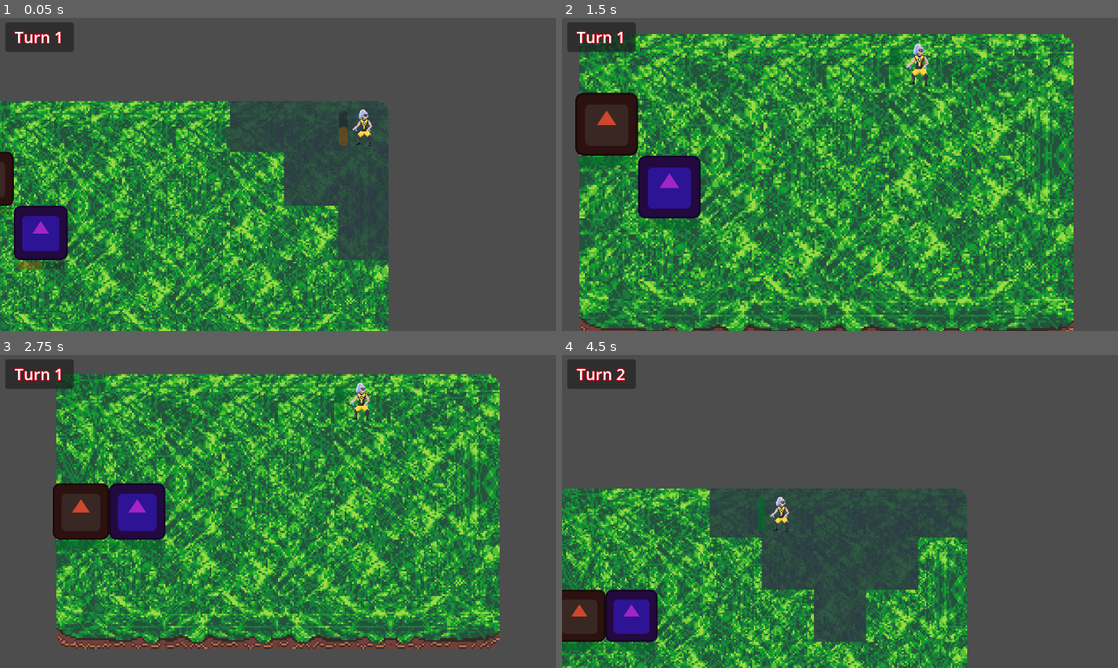
Above: before the commit, frames 1-4 (two rows, left to right).
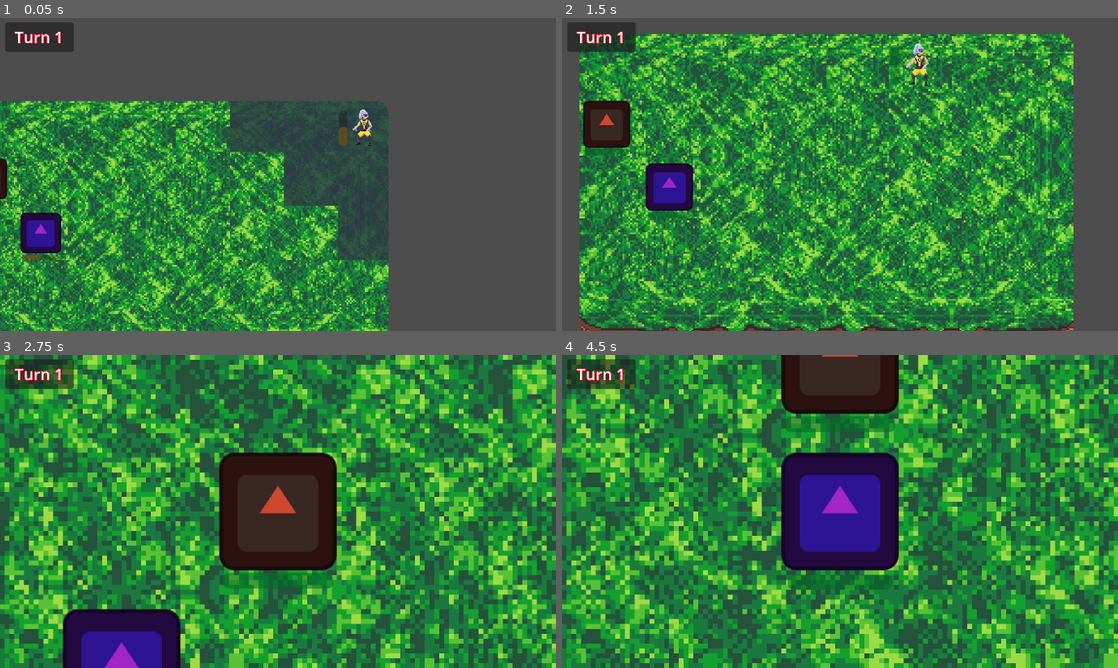
Above: after the commit, the same moments.

Repository: 88per100/Rinse-and-Repeat
Game: Godot game, scene res://Scenes/Game Elements/board_scene.tscn
Same seed, same stepped clock (60 frames per second), same inputs: the game is played once before the commit and once after it. The project has no main scene, so this scene is started directly. The engine's default icon, where the game draws it, is replaced by a stand-in: a white triangle on a blue panel in a dark square.
Inputs (mouse positions are in pixels of both pictures, inside the frame that each line leads up to):
- Up to frame 1 (0.05 s): no input
- Up to frame 2 (1.5 s): click (734, 174) at 0.52 s; click "Skip Turn" at 1.25 s
- Up to frame 3 (2.75 s): no input
- Up to frame 4 (4.5 s): click (734, 511) at 4.27 s

The runs differ from the first frame. In frame 1, 1.6% of the frame differs, in the area x 0-13%, y 42-81%; in frame 2, 2.8%; in frame 3, 85%; in frame 4, 91%, in the area x 0-100%, y 0-100%.

Commit message:
V0.0.7.2
Almost had a heart attack, thought I had lost these changes to the NPC action code.

Diff:
--- a/rinse-and-repeat/Scenes/Enemies and Foes/enemy_test_1.tscn
+++ b/rinse-and-repeat/Scenes/Enemies and Foes/enemy_test_1.tscn
@@ -2,6 +2,8 @@
 
 [ext_resource type="Script" uid="uid://bju1hwqn1d4aw" path="res://Scripts/Node Scripts/character_class.gd" id="1_v3cbc"]
 [ext_resource type="Texture2D" uid="uid://ccarncl7q183m" path="res://Assets/icon.svg" id="2_3g4vc"]
+[ext_resource type="Script" uid="uid://bv8gjji7v61xy" path="res://Scripts/Resource Scripts/skill_resource.gd" id="2_norvh"]
+[ext_resource type="Resource" uid="uid://c6mipoevxng4m" path="res://Resources/Skills/test_skill.tres" id="3_wd8f7"]
 
 [sub_resource type="AtlasTexture" id="AtlasTexture_3d02x"]
 atlas = ExtResource("2_3g4vc")
@@ -27,6 +29,7 @@
 base_agility = 1
 move_range = 2
 movement_directions = 8
+skills = Array[ExtResource("2_norvh")]([ExtResource("3_wd8f7")])
 metadata/_custom_type_script = "uid://bju1hwqn1d4aw"
 
 [node name="AnimatedSprite2D" type="AnimatedSprite2D" parent="." unique_id=1390124080]
--- a/rinse-and-repeat/Scenes/Enemies and Foes/enemy_test_2.tscn
+++ b/rinse-and-repeat/Scenes/Enemies and Foes/enemy_test_2.tscn
@@ -1,7 +1,9 @@
 [gd_scene format=3 uid="uid://bl8svrbyycwbd"]
 
 [ext_resource type="Script" uid="uid://bju1hwqn1d4aw" path="res://Scripts/Node Scripts/character_class.gd" id="1_ktnua"]
+[ext_resource type="Script" uid="uid://bv8gjji7v61xy" path="res://Scripts/Resource Scripts/skill_resource.gd" id="2_67n1i"]
 [ext_resource type="Texture2D" uid="uid://ccarncl7q183m" path="res://Assets/icon.svg" id="2_rwui8"]
+[ext_resource type="Resource" uid="uid://c6mipoevxng4m" path="res://Resources/Skills/test_skill.tres" id="3_dpfq2"]
 
 [sub_resource type="AtlasTexture" id="AtlasTexture_undhq"]
 atlas = ExtResource("2_rwui8")
@@ -26,6 +28,7 @@
 base_max_health = 10
 move_range = 1
 movement_directions = 8
+skills = Array[ExtResource("2_67n1i")]([ExtResource("3_dpfq2")])
 metadata/_custom_type_script = "uid://bju1hwqn1d4aw"
 
 [node name="AnimatedSprite2D" type="AnimatedSprite2D" parent="." unique_id=463814411]
--- a/rinse-and-repeat/Scripts/Globals/level_control.gd
+++ /dev/null
@@ -1,6 +0,0 @@
-extends Node
-class_name Level
-
-enum level_terrain {}
-
-var current_level: int
--- a/rinse-and-repeat/Scripts/Node Scripts/board_script.gd
+++ b/rinse-and-repeat/Scripts/Node Scripts/board_script.gd
@@ -302,6 +302,9 @@
 		character_list[index].position = positions_dictionary[rand_position]
 		character_list[index].scale *= tile_size/char_size
 
+	character_list[1].scale *= 0.75
+	character_list[2].scale *= 0.75
+
 
 #This function is what controls the turns and its logic
 func character_turn() -> void:
@@ -487,9 +490,42 @@
 #and then emits the npc_movement_over signal
 func npc_movement(character: CharacterClass) -> void:
 	character.movement_calculator(tile_dictionary, height, length)
-	var next_position_index: int = randi_range(0, character.possible_movements.size() - 1)
-	var next_position: Vector2i = character.possible_movements[next_position_index]
-	update_position(character, character.board_position, next_position)
+
+	var player_positions: Array[Vector2i]
+
+	for chr in character_list:
+		if chr.player_character:
+			player_positions.append(chr.board_position)
+
+
+	var target_position: Vector2i
+	var smallest_distance: float = Vector2i.ZERO.distance_to(Vector2i(height, length))
+
+	for pos in player_positions:
+		var current_distance: float = character.board_position.distance_to(target_position)
+		if current_distance < smallest_distance:
+			smallest_distance = current_distance
+			target_position = pos
+
+	var move_distance: float = Vector2i.ZERO.distance_to(Vector2i(height, length))
+	var ideal_position: Vector2i = Vector2i(-1, -1)
+
+	for possible_move in character.possible_movements:
+		if tile_dictionary[possible_move].occupied:
+			continue
+		else:
+			var next_distance: float = possible_move.distance_to(target_position)
+			if next_distance < move_distance:
+				move_distance = next_distance
+				ideal_position = possible_move
+
+
+
+	if ideal_position == Vector2i(-1, -1):
+		ideal_position = character.board_position
+
+
+	update_position(character, character.board_position, ideal_position)
 	character.possible_movements.clear()
 
 	await get_tree().create_timer(randf_range(transition_range[0], transition_range[1])).timeout
@@ -499,9 +535,36 @@
 #This function takes care of the NPC's action
 #Currently it does nothing other than emitting the npc_action_over signal
 func npc_action(character: CharacterClass) -> void:
-	print("{0} made an action!".format([character.character_name]))
+	var skill_index: int = character.npc_skill_checker(height, length, tile_dictionary, character_list)
+	var zoom: float = (get_viewport_rect().end.y / 2) / tile_size
+	await zooming_in(character.position, zoom)
+
+	if skill_index == -1:
+		print("{0} skipped its turn!".format([character.character_name]))
+	else:
+		zoom = (get_viewport_rect().end.y / (2 + (character.skills[skill_index].target_type.skill_range * 2))) / tile_size
+		await zooming_in(character.position, zoom)
+
+		var skill_target_dictionary: Dictionary = character.skill_target_dictionary[skill_index]
+		var targets: Array
+
+		for side in skill_target_dictionary.values():
+			if side.size() == 0:
+				pass
+			else:
+				targets = side
+				break
+
+
+		for pos in targets:
+			if tile_dictionary[pos].character_in_tile == -1:
+				pass
+			else:
+				character.skills[skill_index].execute_skill(character, character_list[tile_dictionary[pos].character_in_tile])
+
 
 	await get_tree().create_timer(randf_range(transition_range[0], transition_range[1])).timeout
+	await zooming_out()
 	npc_action_over.emit()
 
 
--- a/rinse-and-repeat/Scripts/Node Scripts/character_class.gd
+++ b/rinse-and-repeat/Scripts/Node Scripts/character_class.gd
@@ -66,6 +66,7 @@
 	health_bar.max_value = base_max_health
 
 	update_health(hp)
+
 	current_strength = base_strength
 	current_resistance = base_resistance
 	current_sharpness = base_sharpness
@@ -293,6 +294,25 @@
 	skill_button_array.clear()
 
 
+func npc_skill_checker(height: int, length: int, tile_dictionary: Dictionary[Vector2i, Tile], characters: Array[CharacterClass]) -> int:
+	var skill_to_use: int = -1
+
+	for index in range(skills.size()):
+		var current_skill: Skill = skills[index]
+		var initial_targets: Dictionary[int, Array] = current_skill.target_type.calculate_targets(board_position, height, length)
+		var current_target_dictionary: Dictionary[int, Array] = skill_target_filter(initial_targets, tile_dictionary, characters, current_skill.target_type.target)
+
+		if skill_possibility_checker(current_target_dictionary):
+			skill_target_dictionary[index] = current_target_dictionary
+			skill_to_use = index
+			break
+		else:
+			continue
+
+
+	return skill_to_use
+
+
 #This function filters the possible targets that come from each target type of the skills
 #And it returns the filtered Dictionary as a new Dictionary
 func skill_target_filter(target_dict: Dictionary[int, Array], tile_dict: Dictionary[Vector2i, Tile], characters: Array[CharacterClass], target_type: SkillTarget.target_type) -> Dictionary[int, Array]:
--- a/rinse-and-repeat/project.godot
+++ b/rinse-and-repeat/project.godot
@@ -13,10 +13,6 @@
 config/name="Rinse and Repeat"
 config/features=PackedStringArray("4.6", "Forward Plus")
 config/icon="res://Assets/icon.svg"
-
-[autoload]
-
-LevelControl="*uid://bfcq4dwljl8yc"
 
 [display]
 
Not shown, removed: rinse-and-repeat/Scripts/Globals/level_control.gd.uid
